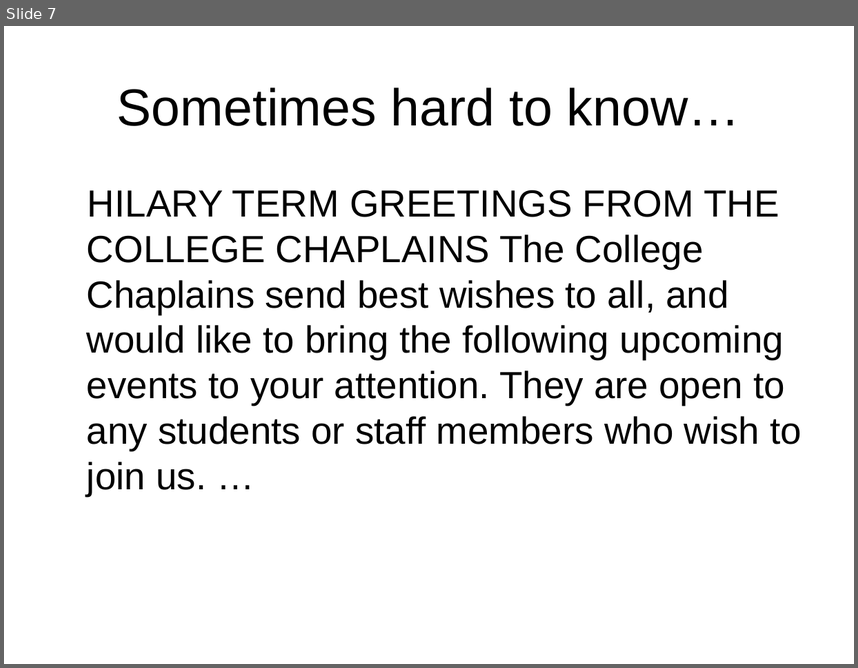
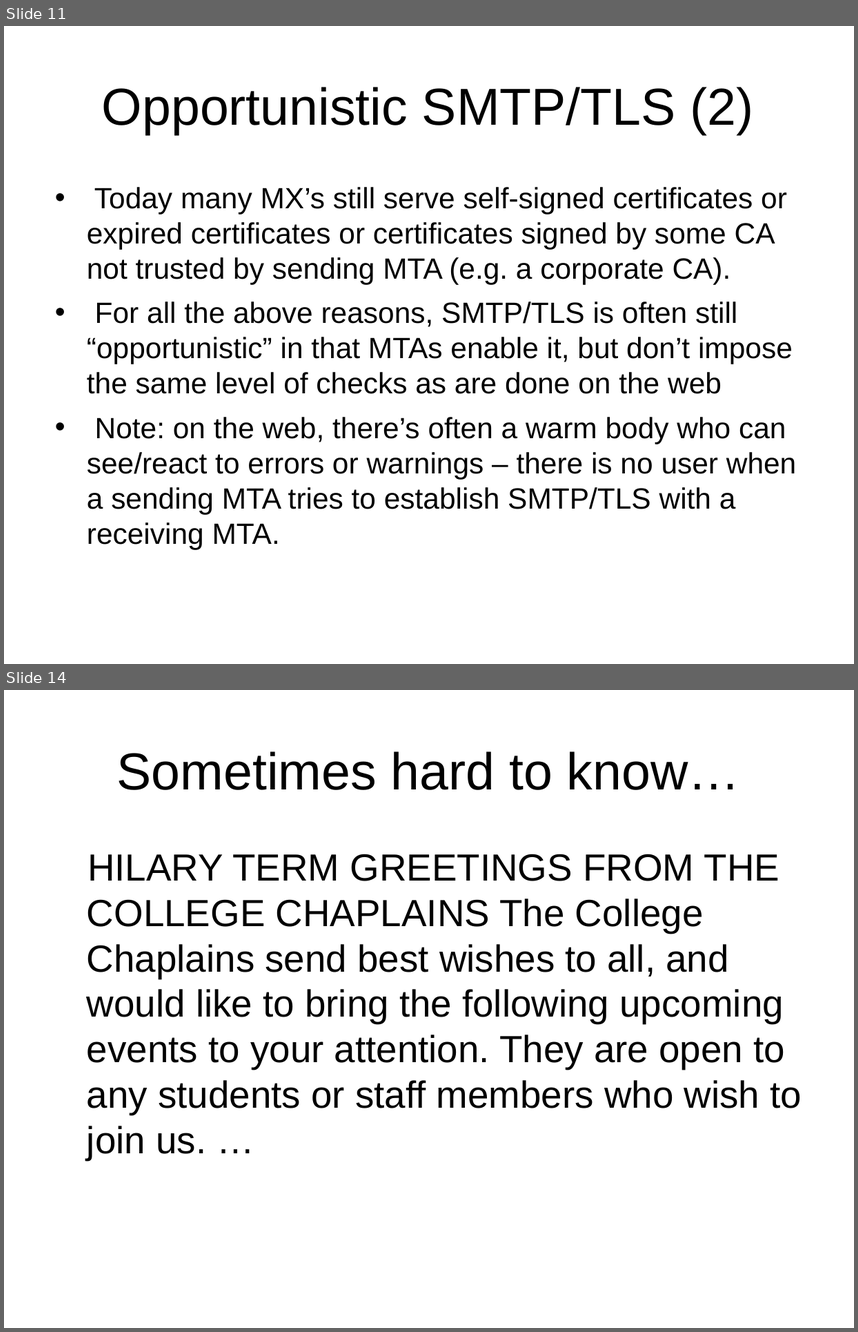
Before and after one commit to sftcd/cs7053, a slide deck: 2016lectures/04-spam.ppt. Shown one above the other, each under a label of ours: slide 7 before the commit, slides 11 and 14 after it; the slides between them are not shown. The pictures are 858x668 and 858x1332 pixels, drawn with LibreOffice and Linux fonts; fonts in the diff are those of the drawing. Boxes give left, top, right and bottom in pixels: in the first picture for what was removed or moved away, otherwise in the second. Text is boxed around its words. In the diff, an @@ line names an element or a change of style, - is before the commit and + after.

```diff
--- a/2016lectures/04-spam.ppt
+++ b/2016lectures/04-spam.ppt
@@ slide 11 added at [4, 26, 854, 664], background #FFFFFF @@
@@ title added at [102, 87, 753, 134], 44 pt, text #000000 @@
+Opportunistic SMTP/TLS (2)
@@ text added at [87, 187, 796, 549], 24.8 pt, text #000000 @@
+• Today many MX’s still serve self-signed certificates or expired certificates or certificates signed by some CA not trusted by sending MTA (e.g. a corporate CA).
+• For all the above reasons, SMTP/TLS is often still “opportunistic” in that MTAs enable it, but don’t impose the same level of checks as are done on the web
+• Note: on the web, there’s often a warm body who can see/react to errors or warnings – there is no user when a sending MTA tries to establish SMTP/TLS with a receiving MTA.
@@ what was slide 7 is now slide 14 @@
```
Also in this commit, not shown: 8 slides changed, 6 other slides added, 2 other files.
